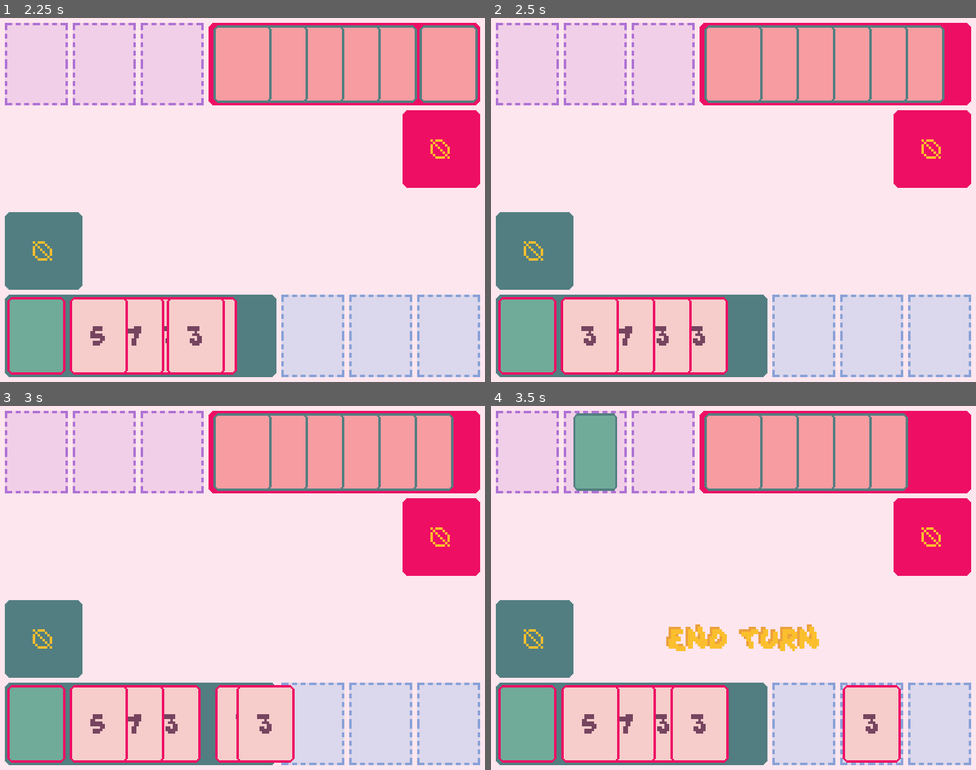
Above: before the commit, frames 1-4 (two rows, left to right).
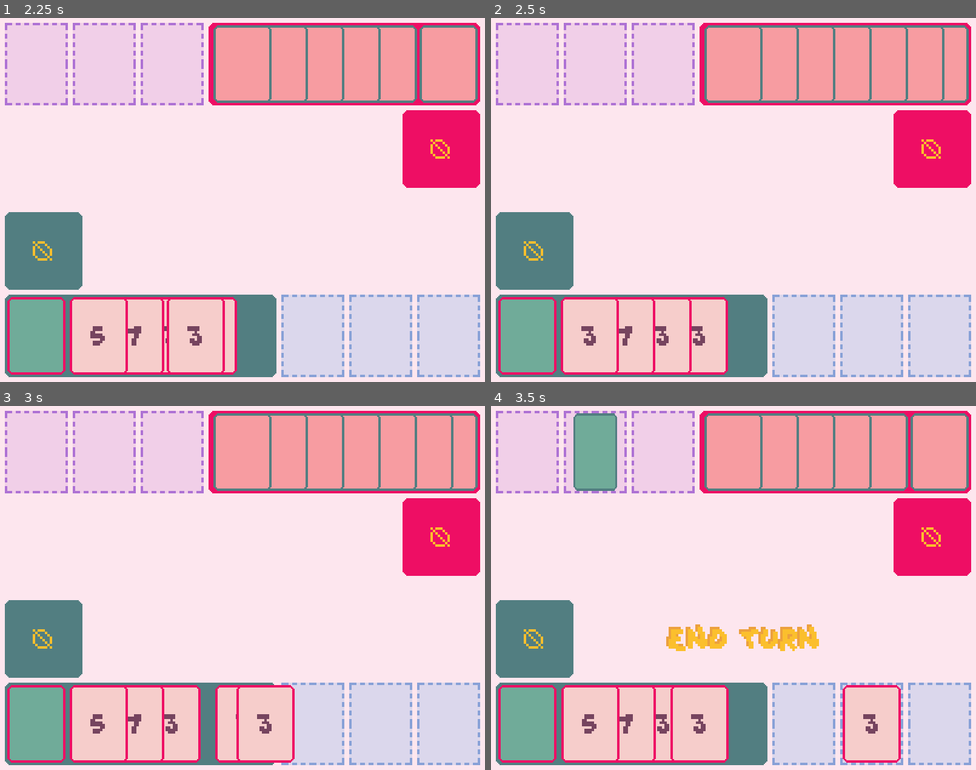
Above: after the commit, the same moments.

Repository: ajulo-awow/shifty_shuffle_new
Game: Godot game, scene res://scenes/menus/start_menu.tscn
Same seed, same stepped clock (60 frames per second), same inputs: the game is played once before the commit and once after it.
Inputs (mouse positions are in pixels of both pictures, inside the frame that each line leads up to):
- Up to frame 1 (2.25 s): click (242, 280) at 0.5 s; click "END TURN" at 1.25 s; tap Enter at 2 s; drag from (242, 334) to (97, 334) at 2.02 s
- Up to frame 2 (2.5 s): no input
- Up to frame 3 (3 s): drag from (208, 722) to (378, 722) at 2.77 s
- Up to frame 4 (3.5 s): no input

Frame 1 is identical in both runs. In frame 2, 1.1% of the frame differs, in the area x 92-99%, y 2-24%; in frame 3, 1.1%; in frame 4, 2.5%, in the area x 86-99%, y 2-24%.

Commit message:
fix: weighted rng

Diff:
--- a/scripts/objects/deck.gd
+++ b/scripts/objects/deck.gd
@@ -47,8 +47,8 @@
 	var weighted_rng = randf()
 	#print(random)
 	# likelihood of being instantiated into hand
-	# 85%, number card
-	if weighted_rng < 0.85:
+	# 70%, number card
+	if weighted_rng < 0.7:
 		# card type
 		new_card.card_type = "type_number"
 		if new_card.card_type == "type_number":
@@ -57,26 +57,20 @@
 			new_card.get_node("special_number").visible = false
 			# image texture
 			new_card.get_node("card_image").texture = load("res://sprites/objects/player_cards/number_card.png")
-	# 10%, add card
-	elif weighted_rng < 0.95:
+	# 15%, add card
+	elif weighted_rng < 0.85:
 		new_card.card_type = "type_add"
 		if new_card.card_type == "type_add":
 			new_card.get_node("number_number").visible = false
 			new_card.get_node("special_number").visible = true
 			new_card.get_node("card_image").texture = load("res://sprites/objects/player_cards/special_cards/add_card_special.png")
-	# 5%, sub card
+	# 15%, sub card
 	else:
 		new_card.card_type = "type_sub"
 		if new_card.card_type == "type_sub":
 			new_card.get_node("number_number").visible = false
 			new_card.get_node("special_number").visible = true
 			new_card.get_node("card_image").texture = load("res://sprites/objects/player_cards/special_cards/sub_card_special.png")
-	# 10%, swap card
-	#else:
-		#print("is swap card")
-		#new_card.get_node("number_number").visible = false
-		#new_card.get_node("special_number").visible = true
-		#new_card.get_node("card_image").texture = load("res://sprites/objects/player_cards/special_cards/swap_card_special.png")
 	card_manager_ref.add_child(new_card)
 	new_card.name = "card"
 	new_card.get_node("AnimationPlayer").play("card_flip")
--- a/scripts/objects/opp_deck.gd
+++ b/scripts/objects/opp_deck.gd
@@ -29,7 +29,7 @@
 	#
 	if opp_deck.size() == 0:
 		#$Area2D/CollisionShape2D.disabled = true
-		opp_deck_sprite.visible = false
+		#opp_deck_sprite.visible = false
 		pass
 	#
 	var card_scene = preload(CARD_SCENE_PATH)
@@ -42,8 +42,8 @@
 	# weighted rng
 	var random = randf()
 	# likelihood of being instantiated into hand
-	# 85%, number card
-	if random < 0.85:
+	# 70%, number card
+	if random < 0.70:
 		# card type
 		new_card.card_type = "type_number"
 		if new_card.card_type == "type_number":
@@ -52,25 +52,19 @@
 			new_card.get_node("special_number").visible = false
 			# image texture
 			new_card.get_node("card_image").texture = load("res://sprites/objects/opp_cards/opp_number_card.png")
-	# 10%, add card
-	elif random < 0.95:
+	# 15%, add card
+	elif random < 0.85:
 		new_card.card_type = "type_add"
 		if new_card.card_type == "type_add":
 			new_card.get_node("number_number").visible = false
 			new_card.get_node("special_number").visible = true
 			new_card.get_node("card_image").texture = load("res://sprites/objects/opp_cards/opp_add_card.png")
-	# 5%, sub card
+	# 15%, sub card
 	else:
 		new_card.card_type = "type_sub"
 		if new_card.card_type == "type_sub":
 			new_card.get_node("number_number").visible = false
 			new_card.get_node("special_number").visible = true
 			new_card.get_node("card_image").texture = load("res://sprites/objects/opp_cards/opp_sub_card.png")
-	# 10%, swap card
-	#else:
-		#print("is swap card")
-		#new_card.get_node("number_number").visible = false
-		#new_card.get_node("special_number").visible = true
-		#new_card.get_node("card_image").texture = load("res://sprites/objects/player_cards/special_cards/swap_card_special.png")
 	card_manager_ref.add_child(new_card)
 	opp_hand_ref.add_card_to_hand(new_card, CARD_DRAW_SPEED)
